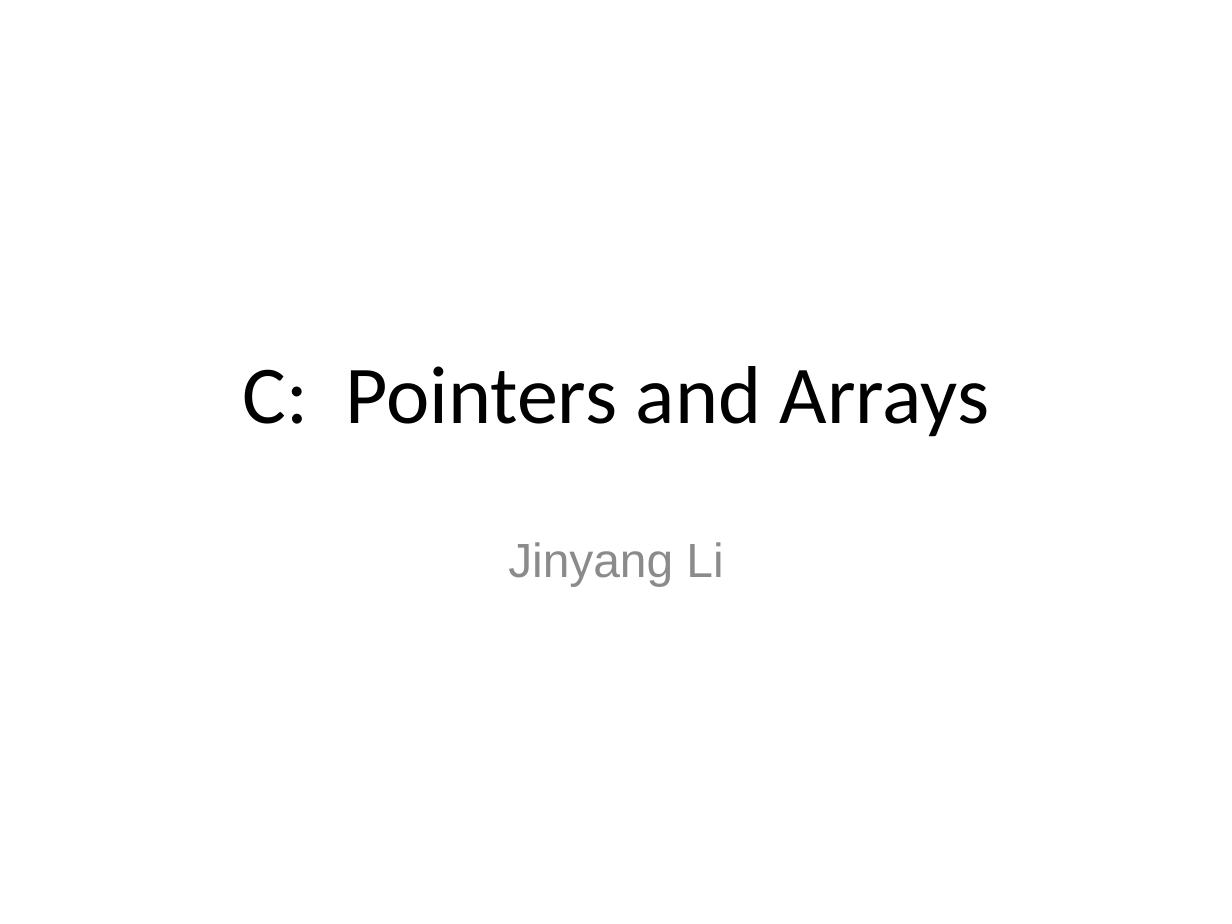
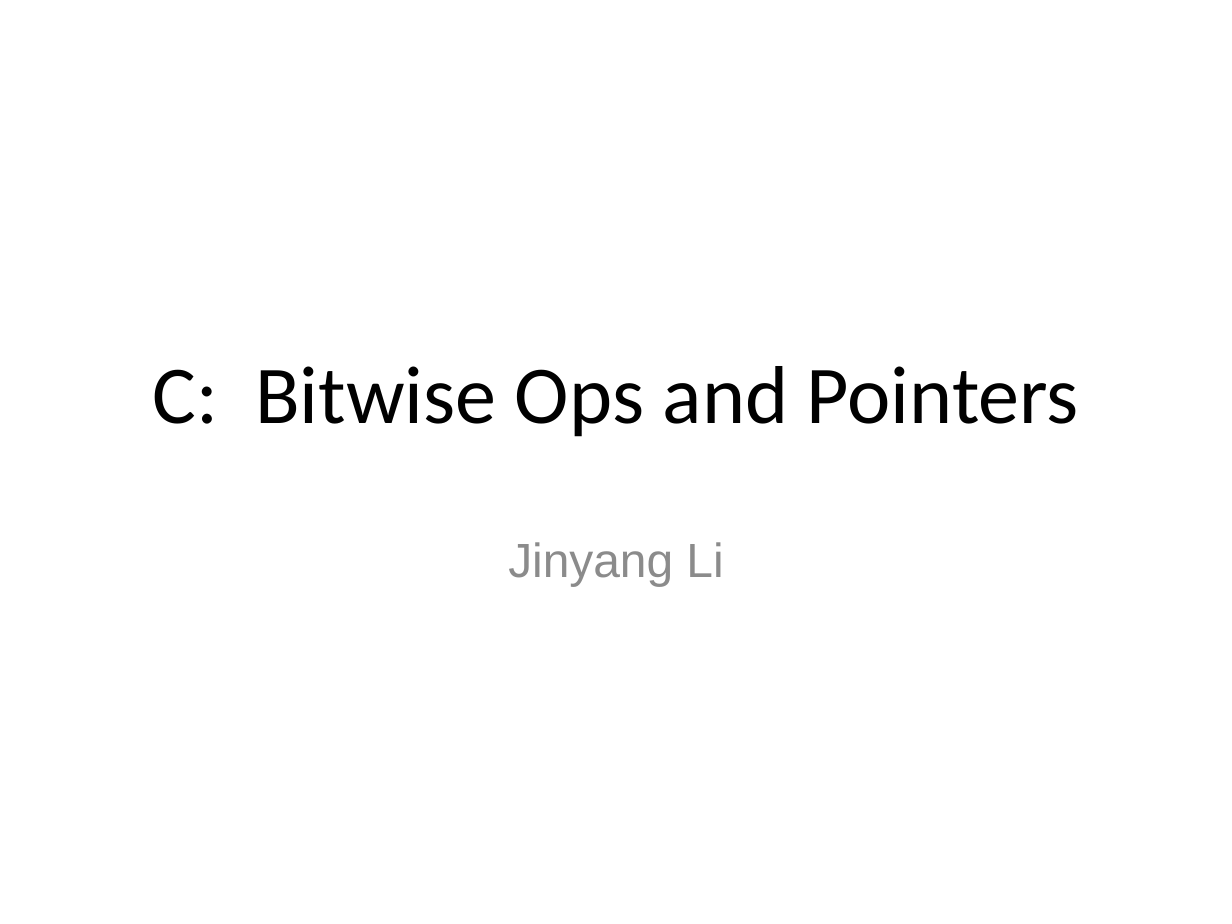
Before and after one commit to NYU-CSO/nyu-cso.github.io, a slide deck: slide 1 of notes/05-bitwise_pointers.pptx. Drawn at 1232x924 pixels with LibreOffice and Linux fonts; fonts in the diff are those of the drawing. Boxes give left, top, right and bottom in pixels: in the first picture for what was removed or moved away, otherwise in the second. Text is boxed around its words. In the diff, an @@ line names an element or a change of style, - is before the commit and + after.

```diff
--- a/notes/05-bitwise_pointers.pptx
+++ b/notes/05-bitwise_pointers.pptx
@@ title at [152, 366, 1079, 437]: text changed @@
-C: Pointers and Arrays
+C: Bitwise Ops and Pointers
```
Also in this commit, not shown: 5 other files.
